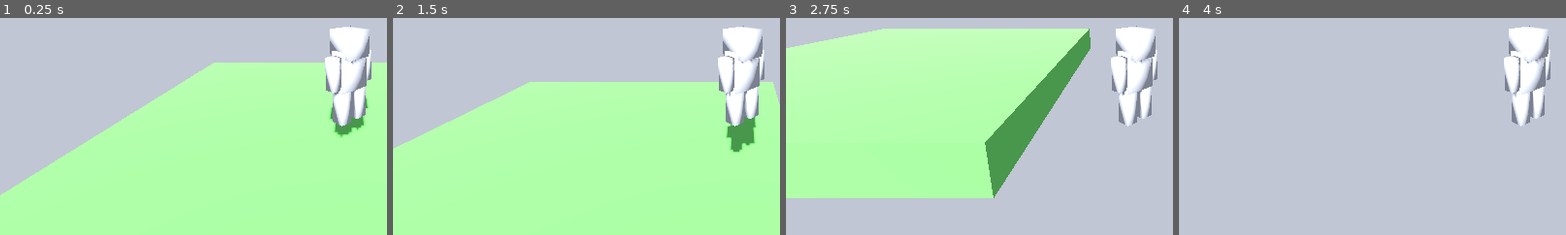
Above: before the commit, frames 1-4 (left to right).
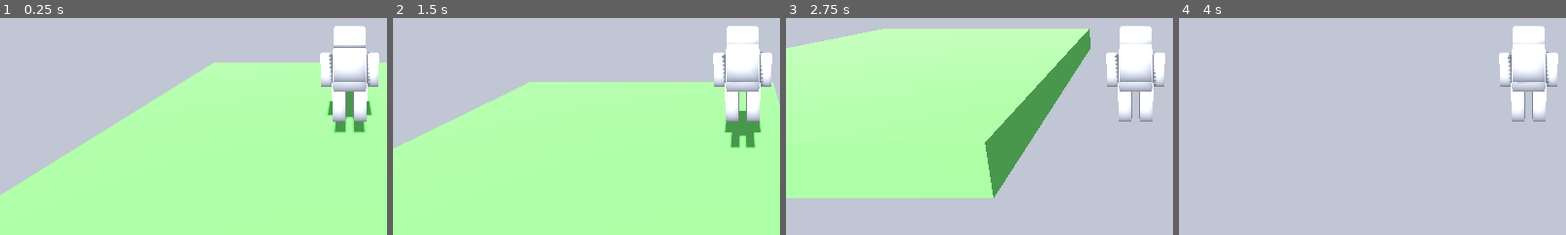
Above: after the commit, the same moments.

Repository: flaco99/valentine
Game: Godot game, scene res://node_3d.tscn
The game is run twice, just before and just after one commit, with the same random seed, the same clock (stepped at 60 frames per second) and the same inputs.
Inputs:
- Up to frame 1 (0.25 s): no input
- Up to frame 2 (1.5 s): tap Enter at 0.5 s; hold D (move_right) 0.53-1.28 s; tap Space (jump) at 0.77 s; hold S (move_backward) from 1.28 s (still down)
- Up to frame 3 (2.75 s): tap Space (jump) at 1.52 s; release S (move_backward) at 2.03 s; hold D (move_right) from 2.03 s (still down)
- Up to frame 4 (4 s): release D (move_right) at 2.78 s; hold W (move_forward) 2.78-3.53 s; tap Space (jump) at 3.02, 3.77 s; hold A (move_left) from 3.53 s (still down)
The pictures show only the part of the screen within x 5-55%, y 42-92%; the shares and areas given below are measured in that part.

The runs differ from the first frame. In frame 1, 3.4% of the frame differs, in the area x 82-98%, y 3-56%; in frame 2, 3.3%; in frame 3, 2.7%; in frame 4, 2.7%.

Commit message:
added hair block to player

Diff:
--- a/node_3d.tscn
+++ b/node_3d.tscn
@@ -1,7 +1,7 @@
 [gd_scene load_steps=8 format=3 uid="uid://b21vnp4qrdvlv"]
 
 [ext_resource type="Script" path="res://player.gd" id="1_v0o8w"]
-[ext_resource type="ArrayMesh" uid="uid://bubmph2qs6nty" path="res://blocky_character.obj" id="2_dqxal"]
+[ext_resource type="ArrayMesh" uid="uid://8kl8rso8cork" path="res://medium_hair_blocky_character.obj" id="2_t3ckk"]
 [ext_resource type="Environment" uid="uid://dgut7boj322bj" path="res://main-environment.tres" id="3_w2v5p"]
 
 [sub_resource type="BoxShape3D" id="BoxShape3D_v7t32"]
@@ -22,8 +22,8 @@
 script = ExtResource("1_v0o8w")
 
 [node name="MeshInstance3D" type="MeshInstance3D" parent="Player"]
-transform = Transform3D(0.353553, -0.353553, 0, -1.54543e-08, -1.54543e-08, 0.5, -0.353553, -0.353553, -2.18557e-08, 0, 0, 0)
-mesh = ExtResource("2_dqxal")
+transform = Transform3D(0.5, 0, 0, 0, -2.18557e-08, 0.5, 0, -0.5, -2.18557e-08, 0, 0, 0)
+mesh = ExtResource("2_t3ckk")
 
 [node name="CollisionShape3D" type="CollisionShape3D" parent="Player"]
 shape = SubResource("BoxShape3D_v7t32")
Not shown, removed: blocky_character.obj
Not shown, removed: blocky_character.obj.import
Not shown, added: medium_hair_blocky_character.obj
Not shown, added: medium_hair_blocky_character.obj.import
